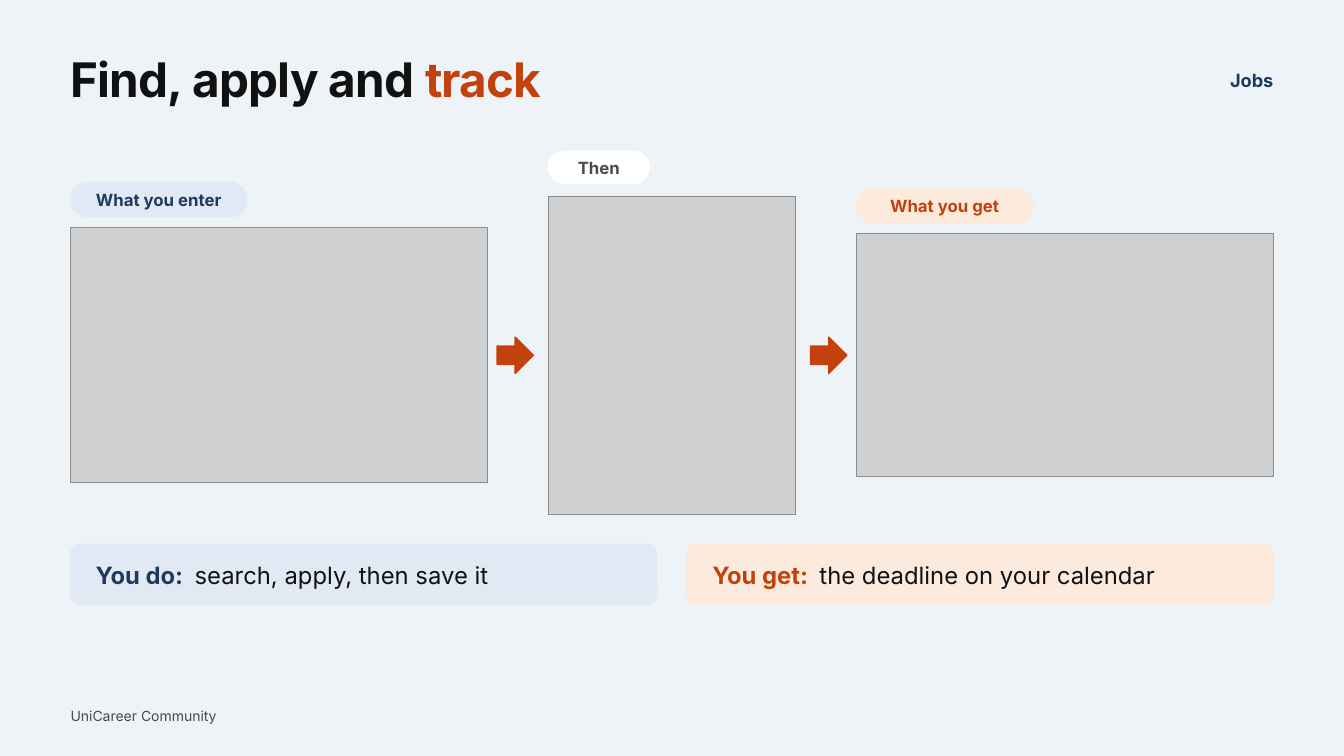
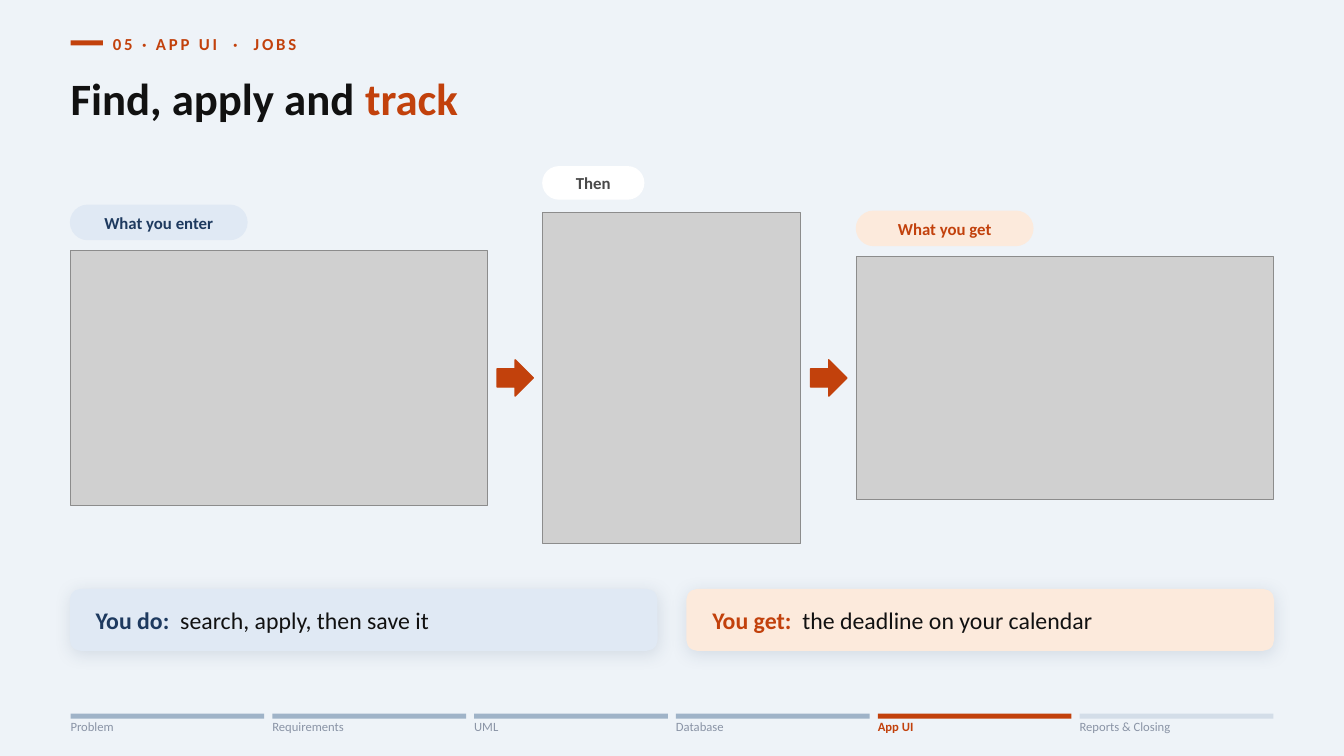
Before and after one commit to sooooojib/CAMPUS_JOB_HUNTING, a slide deck: slide 14 of presentation/05_App_UI.pptx. Drawn at 1344x756 pixels with LibreOffice and Linux fonts; fonts in the diff are those of the drawing; grey boxes stand for pictures. Boxes give left, top, right and bottom in pixels: in the first picture for what was removed or moved away, otherwise in the second. Text is boxed around its words. In the diff, an @@ line names an element or a change of style, - is before the commit and + after.

Commit message:
docs(presentation): update defense presentation decks, full deck merge, ER diagrams, and assets
- Reorganize modular defense presentation decks (01 through 06)
- Add unified full presentation deck (UniCareer_Full_Presentation.pptx)
- Update ER diagram exports (PDF, PNG, SVG)
- Update slide generators, theme config, and real table samples
- Archive legacy slide iterations in presentation/_archive/

```diff
--- a/presentation/05_App_UI.pptx
+++ b/presentation/05_App_UI.pptx
@@ rectangle added at (71, 40, 103, 45), fill #C2410C @@
@@ text added at (113, 39, 297, 50), 12 pt, text #C2410C, bold @@
+05 · APP UI · JOBS
@@ title "Find, apply and track": place and size @@
-title "Find, apply and track" at (71, 60, 541, 107)
+title "Find, apply and track" at (71, 83, 458, 122)
@@ title "Find, apply and track" at (71, 83, 458, 122): size 34 to 32 pt, font Inter to Calibri, letter spacing -0.5 to 0 pt; vertical alignment top to middle @@
@@ text removed at (1230, 73, 1273, 87) @@
-Jobs
@@ text "Then": place and size @@
-text "Then" at (578, 162, 620, 174)
+text "Then" at (576, 177, 611, 189)
@@ rounded rectangle: place and size @@
-rounded rectangle at (548, 151, 649, 184)
+rounded rectangle at (543, 166, 644, 199)
@@ picture: place and size @@
-picture at (548, 197, 796, 514)
+picture at (543, 212, 802, 543)
@@ 2 pictures, 2 texts, 2 rounded rectangles: place and size @@
-2 pictures, 2 texts, 2 rounded rectangles at (71, 182, 1274, 483)
+2 pictures, 2 texts, 2 rounded rectangles at (71, 206, 1274, 506)
@@ right arrow: place and size @@
-right arrow at (497, 338, 533, 374)
+right arrow at (497, 360, 533, 396)
@@ right arrow: place and size @@
-right arrow at (811, 338, 847, 374)
+right arrow at (811, 360, 847, 396)
@@ rounded rectangle at (71, 590, 657, 650): shadow on @@
@@ 2 texts, 2 rounded rectangles: place and size @@
-2 texts, 2 rounded rectangles at (71, 544, 1274, 605)
+2 texts, 2 rounded rectangles at (71, 590, 1274, 650)
@@ rounded rectangle at (688, 590, 1274, 650): shadow on @@
@@ font Inter to Calibri in 5 elements at (576, 177, 611, 189), (104, 217, 213, 232), (898, 223, 991, 238), (96, 612, 428, 633), (712, 612, 1092, 633) @@
@@ text removed at (71, 710, 217, 724) @@
-UniCareer Community
@@ rectangle added at (71, 714, 264, 719), fill #9FB3C8 @@
@@ rectangle added at (272, 714, 466, 719), fill #9FB3C8 @@
@@ rectangle added at (474, 714, 667, 719), fill #9FB3C8 @@
@@ rectangle added at (677, 714, 870, 719), fill #9FB3C8 @@
@@ rectangle added at (878, 714, 1072, 719), fill #C2410C @@
@@ rectangle added at (1080, 714, 1273, 719), fill #D3DDE8 @@
@@ text added at (71, 722, 114, 731), 9 pt, text #8A94A6 @@
+Problem
@@ text added at (272, 722, 344, 733), 9 pt, text #8A94A6 @@
+Requirements
@@ text added at (474, 723, 498, 731), 9 pt, text #8A94A6 @@
+UML
@@ text added at (676, 722, 724, 731), 9 pt, text #8A94A6 @@
+Database
@@ text added at (878, 722, 914, 733), 9 pt, text #C2410C, bold @@
+App UI
@@ text added at (1080, 722, 1171, 733), 9 pt, text #8A94A6 @@
+Reports & Closing
```
Also in this commit, not shown: 17 other slides changed, 5 slides added, 2 slides removed, 44 other files.
